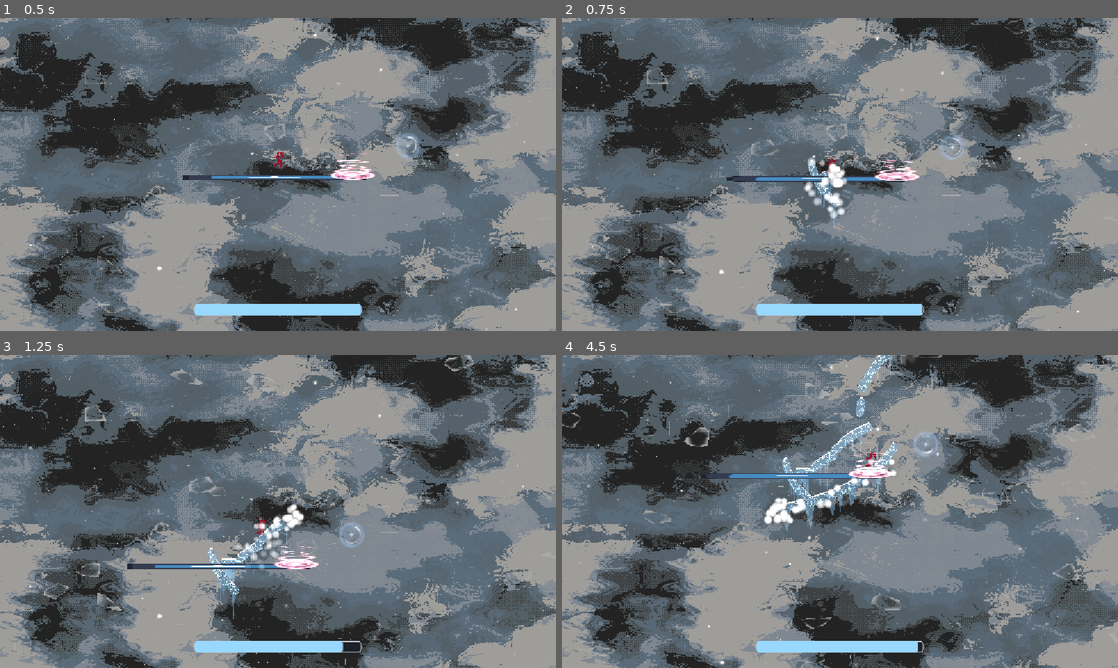
Above: before the commit, frames 1-4 (two rows, left to right).
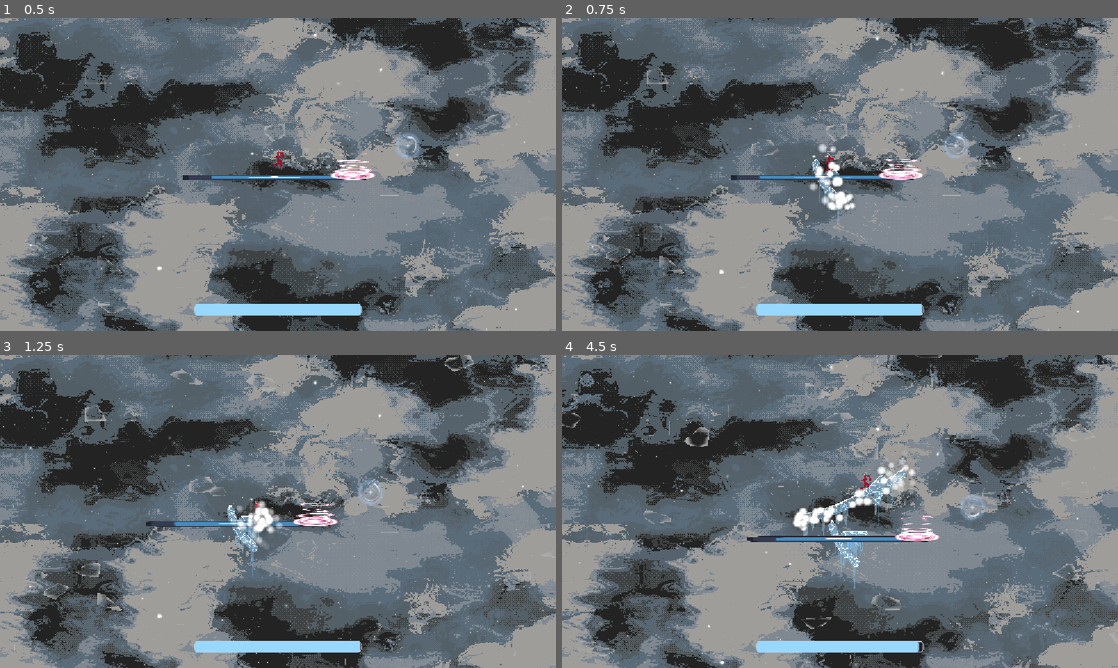
Above: after the commit, the same moments.

Repository: Zepeacedust/snow-game
Game: Godot game, scene res://TestingPlayground.tscn
Two runs of this game, one before a commit and one after it. Both use one fixed random seed, a clock stepped at 60 frames per second and the inputs below. The engine's default icon, where the game draws it, is replaced by a stand-in: a white triangle on a blue panel in a dark square.
Inputs:
- Up to frame 1 (0.5 s): no input
- Up to frame 2 (0.75 s): hold Right (right) from 0.53 s (still down); hold Shift (bridge) from 0.53 s (still down)
- Up to frame 3 (1.25 s): keep holding Right (right); keep holding Shift (bridge); tap Space (jump) at 0.77, 0.8, 1.07 s
- Up to frame 4 (4.5 s): release Right (right) at 1.28 s; release Shift (bridge) at 1.28 s; hold Down (down) 1.28-2.03 s; tap Space (jump) at 1.35, 1.52, 1.82, 2.3, 3.02, 3.32, 3.6, 3.77, 4.07 s; tap Shift (bridge) at 1.55, 2.85, 4.35 s; hold Right (right) 2.03-2.78 s; hold Shift (bridge) 2.03-2.78 s; hold Up (up) 2.78-3.53 s; hold Left (left) from 3.53 s (still down)

Frame 1 is identical in both runs. In frame 2, 1.8% of the frame differs, in the area x 29-73%, y 36-67%; in frame 3, 3.5%; in frame 4, 5.7%, in the area x 25-77%, y 0-96%.

Commit message:
No bridge zone and reset level

Diff:
--- a/globals/signal_hub.gd
+++ b/globals/signal_hub.gd
@@ -5,4 +5,10 @@
 
 signal refresh_ice(ammount : float)
 
+signal modify_bridge_meter(meter : float, recharge : float)
+
+signal entered_no_bridge_zone()
+
+signal exited_no_bridge_zone()
+
 signal goal_reached
--- /dev/null
+++ b/level objects/no_bridge_zone.gd
@@ -0,0 +1,21 @@
+class_name NoBridgeZone extends Node2D
+
+var bridge_meter: float = 0.0
+var meter_recharge: float = 0.0
+
+# Called every frame. 'delta' is the elapsed time since the previous frame.
+func _process(delta: float) -> void:
+	pass
+
+func _on_area_2d_body_shape_entered(_body_rid: RID, _body: Node2D, _body_shape_index: int, _local_shape_index: int) -> void:
+	# Disable set current bridge meter and meter recharge to zero
+	var info = _body.get_bridge_meter_info()
+	bridge_meter = info[0]
+	meter_recharge = info[1]
+	SignalHub.modify_bridge_meter.emit(0.0, 0.0)
+	SignalHub.entered_no_bridge_zone.emit()
+
+func _on_area_2d_body_shape_exited(_body_rid: RID, _body: Node2D, _body_shape_index: int, _local_shape_index: int) -> void:
+	# Restore the bridge meter and meter recharge to their previous values
+	SignalHub.modify_bridge_meter.emit(bridge_meter, meter_recharge)
+	SignalHub.exited_no_bridge_zone.emit()
--- /dev/null
+++ b/level objects/no_bridge_zone.tscn
@@ -0,0 +1,18 @@
+[gd_scene format=3 uid="uid://dm7lf3kp6nunh"]
+
+[ext_resource type="Script" uid="uid://efqph218vmof" path="res://level objects/no_bridge_zone.gd" id="1_li7ac"]
+
+[sub_resource type="RectangleShape2D" id="RectangleShape2D_sv0y4"]
+
+[node name="NoBridgeZone" type="Node2D" unique_id=588157472]
+script = ExtResource("1_li7ac")
+
+[node name="Area2D" type="Area2D" parent="." unique_id=501776255]
+disable_mode = 2
+monitorable = false
+
+[node name="CollisionShape2D" type="CollisionShape2D" parent="Area2D" unique_id=1263875441]
+shape = SubResource("RectangleShape2D_sv0y4")
+
+[connection signal="body_shape_entered" from="Area2D" to="." method="_on_area_2d_body_shape_entered"]
+[connection signal="body_shape_exited" from="Area2D" to="." method="_on_area_2d_body_shape_exited"]
--- a/levels/Level_cry.tscn
+++ b/levels/Level_loop.tscn
@@ -219,69 +219,63 @@
 shader_parameter/crack_darkness = 0.7130000338675
 
 [sub_resource type="AtlasTexture" id="AtlasTexture_4n8tn"]
-atlas = ExtResource("9_8i26r")
+atlas = ExtResource("9_mt801")
 region = Rect2(69, 365, 62, 70)
 
 [sub_resource type="AtlasTexture" id="AtlasTexture_ly3hx"]
-atlas = ExtResource("9_8i26r")
+atlas = ExtResource("9_mt801")
 region = Rect2(68, 165, 64, 70)
 
 [sub_resource type="AtlasTexture" id="AtlasTexture_wkb0e"]
-atlas = ExtResource("9_8i26r")
+atlas = ExtResource("9_mt801")
 region = Rect2(569, 265, 62, 70)
 
 [node name="TestLevel" type="Node2D" unique_id=1669989023]
-script = ExtResource("1_snunk")
+script = ExtResource("1_ntk7j")
 
 [node name="Platforms" type="Node2D" parent="." unique_id=1907917136]
 material = SubResource("ShaderMaterial_1xymn")
 
-[node name="Polygon2D7" parent="Platforms" unique_id=336819310 instance=ExtResource("2_0578r")]
-position = Vector2(4549, 805)
+[node name="Polygon2D" parent="Platforms" unique_id=336819310 instance=ExtResource("2_s3adc")]
+position = Vector2(-256, 800)
+polygon = PackedVector2Array(52, -674, 573.1252, -672.7163, 1507, 281, 3388, 2715, 4325, 3101, 4909, 3413, 5298, 3843, 6818, 5028, 7016, 5358, 6757.827, 5147.456, 1957, 3466, 456, 1329)
+uv = PackedVector2Array(743.99994, 8, 832.00006, 152, 570.4386, 906.4701, 7.969567, 989.0524, 70.97986, 460.8987)
+
+[node name="Polygon2D2" parent="Platforms" unique_id=160589985 instance=ExtResource("2_s3adc")]
+position = Vector2(1941, -4639)
+color = Color(0.2627451, 0.47843137, 0.5647059, 1)
+polygon = PackedVector2Array(448, 32, 1696, 2080, 3683, 6833, 2105, 6381, 1344, 6691, 1014, 7189, -134, 5725, -635, 3794)
+uv = PackedVector2Array(678.9678, 41.337006, 696.80774, 393.4259, 219.83655, 878.61487, 420.38913, 350.62112)
+
+[node name="Polygon2D4" parent="Platforms" unique_id=773163945 instance=ExtResource("2_s3adc")]
+position = Vector2(5350, 1881)
+color = Color(0, 0.58431375, 0.63529414, 1)
+polygon = PackedVector2Array(-212, 241, 1312, 1472, 1069, 2583, 1242, 3002, -171, 1786)
+uv = PackedVector2Array(526.7771, 292.28296, 595.7082, 474.45804, 393.83853, 725.5642, 339.67834, 523.6945)
+
+[node name="Polygon2D5" parent="Platforms" unique_id=835824249 instance=ExtResource("2_s3adc")]
+position = Vector2(3968, 2399)
 color = Color(0.6666667, 0.73333335, 0.8039216, 1)
-polygon = PackedVector2Array(109, 83, 370, 271, 354, 597, 55, 724, -208, 538, -178, 195)
+polygon = PackedVector2Array(109, 83, 370, 271, 354, 597, 55, 724, -277, 574, -178, 195)
 uv = PackedVector2Array(432.45532, 287.87436, 585.3268, 287.87436, 809.1743, 566.31885, 645.3834, 653.67395, 394.23746, 642.7545, 301.42264, 473.504)
 
-[node name="Polygon2D" parent="Platforms" unique_id=864268895 instance=ExtResource("2_0578r")]
-position = Vector2(-256, 800)
-polygon = PackedVector2Array(52, -674, 573.1252, -672.7163, 1296, 515, 2992, 1293, 3959, 1009, 4883, 1425, 5962, 938, 8183, 988, 7780, 3501, 1957, 3466, 456, 1329)
-uv = PackedVector2Array(743.99994, 8, 832.00006, 152, 570.4386, 906.4701, 7.969567, 989.0524, 70.97986, 460.8987)
-
-[node name="Polygon2D2" parent="Platforms" unique_id=160589985 instance=ExtResource("2_0578r")]
-position = Vector2(3065, -6445)
+[node name="Polygon2D6" parent="Platforms" unique_id=2032729782 instance=ExtResource("2_s3adc")]
+position = Vector2(9177, 2266)
 color = Color(0.2627451, 0.47843137, 0.5647059, 1)
-polygon = PackedVector2Array(4515, 5757, 4504, 7758, 2666, 7759, 2218, 7254, 1559, 6864, 1003, 7119, 740, 7808, 553, 7100, -205, 6766, -917, 7073, -940, 7866, -1390, 5724)
+polygon = PackedVector2Array(766, 5661, 1055, 7586, -1785, 5437, -1419, 5009, -291.65698, 5001.226, -125, 4675, -166, 3979, -2584, 2608, 115, 3210)
 uv = PackedVector2Array(678.9678, 41.337006, 696.80774, 393.4259, 219.83655, 878.61487, 420.38913, 350.62112)
 
-[node name="Polygon2D4" parent="Platforms" unique_id=773163945 instance=ExtResource("2_0578r")]
-position = Vector2(9882, 1403)
-color = Color(0, 0.58431375, 0.63529414, 1)
-polygon = PackedVector2Array(-212, 241, 2745, 2482, -171, 1786)
-uv = PackedVector2Array(526.7771, 292.28296, 595.7082, 474.45804, 393.83853, 725.5642, 339.67834, 523.6945)
-
-[node name="Polygon2D5" parent="Platforms" unique_id=835824249 instance=ExtResource("2_0578r")]
-position = Vector2(2725, 786)
-color = Color(0.6666667, 0.73333335, 0.8039216, 1)
-polygon = PackedVector2Array(109, 83, 370, 271, 354, 597, 55, 724, -208, 538, -178, 195)
-uv = PackedVector2Array(432.45532, 287.87436, 585.3268, 287.87436, 809.1743, 566.31885, 645.3834, 653.67395, 394.23746, 642.7545, 301.42264, 473.504)
-
-[node name="Polygon2D6" parent="Platforms" unique_id=2032729782 instance=ExtResource("2_0578r")]
-position = Vector2(13069, -2562)
-color = Color(0.2627451, 0.47843137, 0.5647059, 1)
-polygon = PackedVector2Array(766, 5661, 1055, 7586, -1785, 5437, -1419, 5009, -291.65698, 5001.226, -125, 4675, -166, 3979, -3399, 4032, -3298, 2636, 115, 3210)
-uv = PackedVector2Array(678.9678, 41.337006, 696.80774, 393.4259, 219.83655, 878.61487, 420.38913, 350.62112)
-
-[node name="Background" parent="." unique_id=994522193 instance=ExtResource("3_73igt")]
-
-[node name="Camera2D" parent="." unique_id=198332219 node_paths=PackedStringArray("target") instance=ExtResource("4_i45pl")]
+[node name="Background" parent="." unique_id=994522193 instance=ExtResource("3_5csv1")]
+
+[node name="Camera2D" parent="." unique_id=198332219 node_paths=PackedStringArray("target") instance=ExtResource("4_v7v4i")]
 target = NodePath("../CharacterBody2D")
 SCALE_FACTOR = 3.0
 
-[node name="CharacterBody2D" parent="." unique_id=487467837 instance=ExtResource("5_55gux")]
+[node name="CharacterBody2D" parent="." unique_id=487467837 instance=ExtResource("5_di74q")]
 position = Vector2(96, 64)
 
-[node name="Goal" parent="." unique_id=1904425614 instance=ExtResource("6_uk0fh")]
-position = Vector2(12265, 2423)
+[node name="Goal" parent="." unique_id=1904425614 instance=ExtResource("6_1ojv0")]
+position = Vector2(8435, 7281)
 
 [node name="Timer" type="Timer" parent="." unique_id=282463720]
 
@@ -291,37 +285,34 @@
 modulate = Color(0, 0, 0, 1)
 position = Vector2(640, 40)
 scale = Vector2(0.7, 0.7)
-texture = ExtResource("7_ly5rw")
+texture = ExtResource("7_ouop1")
 
 [node name="Sprite2D2" type="Sprite2D" parent="SnowflakeDisplay" unique_id=704026076]
 modulate = Color(0, 0, 0, 1)
 position = Vector2(704, 40)
 scale = Vector2(0.7, 0.7)
-texture = ExtResource("7_ly5rw")
+texture = ExtResource("7_ouop1")
 
 [node name="Sprite2D3" type="Sprite2D" parent="SnowflakeDisplay" unique_id=1237023390]
 modulate = Color(0, 0, 0, 1)
 position = Vector2(576, 40)
 scale = Vector2(0.7, 0.7)
-texture = ExtResource("7_ly5rw")
-
-[node name="Collectable2" parent="." unique_id=676469921 node_paths=PackedStringArray("holder") instance=ExtResource("8_lr1hp")]
-position = Vector2(4318, 815)
+texture = ExtResource("7_ouop1")
+
+[node name="Collectable2" parent="." unique_id=676469921 node_paths=PackedStringArray("holder") instance=ExtResource("8_vcfht")]
+position = Vector2(4076, 2023)
 texture = SubResource("AtlasTexture_4n8tn")
 holder = NodePath("../SnowflakeDisplay/Sprite2D")
 
-[node name="Collectable" parent="." unique_id=169161764 node_paths=PackedStringArray("holder") instance=ExtResource("8_lr1hp")]
-position = Vector2(8749, 1473)
+[node name="Collectable" parent="." unique_id=169161764 node_paths=PackedStringArray("holder") instance=ExtResource("8_vcfht")]
+position = Vector2(5168, 4588)
 texture = SubResource("AtlasTexture_ly3hx")
 holder = NodePath("../SnowflakeDisplay/Sprite2D2")
 
-[node name="Collectable3" parent="." unique_id=25041559 node_paths=PackedStringArray("holder") instance=ExtResource("8_lr1hp")]
-position = Vector2(2436, 816)
+[node name="Collectable3" parent="." unique_id=25041559 node_paths=PackedStringArray("holder") instance=ExtResource("8_vcfht")]
+position = Vector2(7111, 6846)
 texture = SubResource("AtlasTexture_wkb0e")
 holder = NodePath("../SnowflakeDisplay/Sprite2D3")
 
-[node name="RefreshCrystal2" parent="." unique_id=887414166 instance=ExtResource("10_0578r")]
-position = Vector2(3312, 1623)
-
-[node name="RefreshCrystal" parent="." unique_id=1323940294 instance=ExtResource("10_0578r")]
-position = Vector2(5184, 1339)
+[node name="RefreshCrystal" parent="." unique_id=887414166 instance=ExtResource("10_4ev13")]
+position = Vector2(4077, 2021)
--- a/levels/Level_loop_twice.tscn
+++ b/levels/Level_loop_twice.tscn
@@ -10,6 +10,7 @@
 [ext_resource type="PackedScene" uid="uid://ckf0m4a171j81" path="res://level objects/collectable.tscn" id="8_vcfht"]
 [ext_resource type="Texture2D" uid="uid://1dc154we0kj2" path="res://snowflakes.png" id="9_mt801"]
 [ext_resource type="PackedScene" uid="uid://duuf2cedn0ql0" path="res://level objects/refesh_crystal.tscn" id="10_4ev13"]
+[ext_resource type="PackedScene" uid="uid://dm7lf3kp6nunh" path="res://level objects/no_bridge_zone.tscn" id="11_s3adc"]
 
 [sub_resource type="Shader" id="Shader_4n8tn"]
 code = "shader_type canvas_item;
@@ -236,33 +237,39 @@
 [node name="Platforms" type="Node2D" parent="." unique_id=1907917136]
 material = SubResource("ShaderMaterial_1xymn")
 
-[node name="Polygon2D" parent="Platforms" unique_id=336819310 instance=ExtResource("2_s3adc")]
+[node name="Polygon2D7" parent="Platforms" unique_id=336819310 instance=ExtResource("2_s3adc")]
+position = Vector2(4549, 805)
+color = Color(0.6666667, 0.73333335, 0.8039216, 1)
+polygon = PackedVector2Array(109, 83, 370, 271, 354, 597, 55, 724, -208, 538, -178, 195)
+uv = PackedVector2Array(432.45532, 287.87436, 585.3268, 287.87436, 809.1743, 566.31885, 645.3834, 653.67395, 394.23746, 642.7545, 301.42264, 473.504)
+
+[node name="Polygon2D" parent="Platforms" unique_id=864268895 instance=ExtResource("2_s3adc")]
 position = Vector2(-256, 800)
-polygon = PackedVector2Array(52, -674, 573.1252, -672.7163, 1507, 281, 3388, 2715, 4325, 3101, 4909, 3413, 5298, 3843, 6818, 5028, 7016, 5358, 6757.827, 5147.456, 1957, 3466, 456, 1329)
+polygon = PackedVector2Array(52, -674, 573.1252, -672.7163, 1296, 515, 2992, 1293, 3959, 1009, 4883, 1425, 5962, 938, 8183, 988, 7780, 3501, 1957, 3466, 456, 1329)
 uv = PackedVector2Array(743.99994, 8, 832.00006, 152, 570.4386, 906.4701, 7.969567, 989.0524, 70.97986, 460.8987)
 
 [node name="Polygon2D2" parent="Platforms" unique_id=160589985 instance=ExtResource("2_s3adc")]
-position = Vector2(1941, -4639)
+position = Vector2(3065, -6445)
 color = Color(0.2627451, 0.47843137, 0.5647059, 1)
-polygon = PackedVector2Array(448, 32, 1696, 2080, 3683, 6833, 2105, 6381, 1344, 6691, 1014, 7189, -134, 5725, -635, 3794)
+polygon = PackedVector2Array(4515, 5757, 4504, 7758, 2666, 7759, 2218, 7254, 1559, 6864, 1003, 7119, 740, 7808, 553, 7100, -205, 6766, -917, 7073, -940, 7866, -1390, 5724)
 uv = PackedVector2Array(678.9678, 41.337006, 696.80774, 393.4259, 219.83655, 878.61487, 420.38913, 350.62112)
 
 [node name="Polygon2D4" parent="Platforms" unique_id=773163945 instance=ExtResource("2_s3adc")]
-position = Vector2(5350, 1881)
+position = Vector2(9882, 1403)
 color = Color(0, 0.58431375, 0.63529414, 1)
-polygon = PackedVector2Array(-212, 241, 1312, 1472, 1069, 2583, 1242, 3002, -171, 1786)
+polygon = PackedVector2Array(-212, 241, 2745, 2482, -171, 1786)
 uv = PackedVector2Array(526.7771, 292.28296, 595.7082, 474.45804, 393.83853, 725.5642, 339.67834, 523.6945)
 
 [node name="Polygon2D5" parent="Platforms" unique_id=835824249 instance=ExtResource("2_s3adc")]
-position = Vector2(3968, 2399)
+position = Vector2(2725, 786)
 color = Color(0.6666667, 0.73333335, 0.8039216, 1)
-polygon = PackedVector2Array(109, 83, 370, 271, 354, 597, 55, 724, -277, 574, -178, 195)
+polygon = PackedVector2Array(109, 83, 370, 271, 354, 597, 55, 724, -208, 538, -178, 195)
 uv = PackedVector2Array(432.45532, 287.87436, 585.3268, 287.87436, 809.1743, 566.31885, 645.3834, 653.67395, 394.23746, 642.7545, 301.42264, 473.504)
 
 [node name="Polygon2D6" parent="Platforms" unique_id=2032729782 instance=ExtResource("2_s3adc")]
-position = Vector2(9177, 2266)
+position = Vector2(13069, -2562)
 color = Color(0.2627451, 0.47843137, 0.5647059, 1)
-polygon = PackedVector2Array(766, 5661, 1055, 7586, -1785, 5437, -1419, 5009, -291.65698, 5001.226, -125, 4675, -166, 3979, -2584, 2608, 115, 3210)
+polygon = PackedVector2Array(766, 5661, 1055, 7586, -1785, 5437, -1419, 5009, -291.65698, 5001.226, -125, 4675, -166, 3979, -3399, 4032, -3298, 2636, 115, 3210)
 uv = PackedVector2Array(678.9678, 41.337006, 696.80774, 393.4259, 219.83655, 878.61487, 420.38913, 350.62112)
 
 [node name="Background" parent="." unique_id=994522193 instance=ExtResource("3_5csv1")]
@@ -275,7 +282,7 @@
 position = Vector2(96, 64)
 
 [node name="Goal" parent="." unique_id=1904425614 instance=ExtResource("6_1ojv0")]
-position = Vector2(8435, 7281)
+position = Vector2(12265, 2423)
 
 [node name="Timer" type="Timer" parent="." unique_id=282463720]
 
@@ -300,19 +307,26 @@
 texture = ExtResource("7_ouop1")
 
 [node name="Collectable2" parent="." unique_id=676469921 node_paths=PackedStringArray("holder") instance=ExtResource("8_vcfht")]
-position = Vector2(4076, 2023)
+position = Vector2(4318, 815)
 texture = SubResource("AtlasTexture_4n8tn")
 holder = NodePath("../SnowflakeDisplay/Sprite2D")
 
 [node name="Collectable" parent="." unique_id=169161764 node_paths=PackedStringArray("holder") instance=ExtResource("8_vcfht")]
-position = Vector2(5168, 4588)
+position = Vector2(8749, 1473)
 texture = SubResource("AtlasTexture_ly3hx")
 holder = NodePath("../SnowflakeDisplay/Sprite2D2")
 
 [node name="Collectable3" parent="." unique_id=25041559 node_paths=PackedStringArray("holder") instance=ExtResource("8_vcfht")]
-position = Vector2(7111, 6846)
+position = Vector2(2436, 816)
 texture = SubResource("AtlasTexture_wkb0e")
 holder = NodePath("../SnowflakeDisplay/Sprite2D3")
 
+[node name="NoBridgeZone" parent="." unique_id=588157472 instance=ExtResource("11_s3adc")]
+position = Vector2(8624.001, 1490)
+scale = Vector2(105, 50)
+
 [node name="RefreshCrystal" parent="." unique_id=887414166 instance=ExtResource("10_4ev13")]
-position = Vector2(4077, 2021)
+position = Vector2(3517, 1566)
+
+[node name="RefreshCrystal2" parent="." unique_id=389261149 instance=ExtResource("10_4ev13")]
+position = Vector2(5293, 1382)
--- /dev/null
+++ b/scenes/meter_bar.gd
@@ -0,0 +1,25 @@
+extends ProgressBar
+
+var default_color
+
+# Called when the node enters the scene tree for the first time.
+func _ready() -> void:
+	var style := self.get_theme_stylebox("background") as StyleBoxFlat
+	default_color = style.bg_color
+	SignalHub.entered_no_bridge_zone.connect(entered_no_bridge_zone)
+	SignalHub.exited_no_bridge_zone.connect(exited_no_bridge_zone)
+
+
+func _set_background_color(color: Color) -> void:
+	var style := (self.get_theme_stylebox("background") as StyleBoxFlat).duplicate() as StyleBoxFlat
+	style.bg_color = color
+	style.bg_color.a = default_color.a
+	self.add_theme_stylebox_override("background", style)
+
+
+func entered_no_bridge_zone() -> void:
+	_set_background_color(Color.RED)
+
+
+func exited_no_bridge_zone() -> void:
+	_set_background_color(default_color)
--- a/scenes/player.tscn
+++ b/scenes/player.tscn
@@ -5,6 +5,7 @@
 [ext_resource type="PackedScene" uid="uid://bnmqrdq5uasna" path="res://player_sprites/player_line.tscn" id="3_hqtel"]
 [ext_resource type="Texture2D" uid="uid://bp0gj5qyc2rsv" path="res://kenney_particle-pack/PNG (Transparent)/light_03.png" id="4_hqtel"]
 [ext_resource type="Script" uid="uid://bevsddduh0kgh" path="res://scripts/player_kinematics.gd" id="4_sweqy"]
+[ext_resource type="Script" uid="uid://ctisga1hkos8a" path="res://scenes/meter_bar.gd" id="6_tuyoq"]
 
 [sub_resource type="Curve" id="Curve_i3pqv"]
 _limits = [1.0, 5.0, -1.0, 1.0]
@@ -246,3 +247,4 @@
 theme_override_styles/fill = SubResource("StyleBoxFlat_meterfill")
 value = 100.0
 show_percentage = false
+script = ExtResource("6_tuyoq")
--- a/scripts/player_movement.gd
+++ b/scripts/player_movement.gd
@@ -30,6 +30,7 @@
 
 func _ready() -> void:
 	SignalHub.refresh_ice.connect(refresh_ice)
+	SignalHub.modify_bridge_meter.connect(modify_bridge_meter)
 	meter_bar.max_value = max_meter
 # Find the point where the players foot is supposed to be
 func determine_foot_loc() -> Vector2:
@@ -41,12 +42,20 @@
 func refresh_ice(ammount : float) -> void:
 	current_meter = min(max_meter, current_meter+ammount)
 
+func modify_bridge_meter(meter: float, recharge: float) -> void:
+	current_meter = meter
+	meter_recharge = recharge
+
+func get_bridge_meter_info() -> Vector3:
+	return Vector3(current_meter, meter_recharge, meter_depletion)
+
 # Handle movement while the player is attatched to the bridge
 func bridge_movement(delta: float, desired_direction) -> void:
 	var cur_speed = velocity.length()
+	var is_bridge_attatched = bridge_attatched != null
 	if Input.get_action_strength("bridge"):
 		# If not on bridge but making a bridge, push bridge.
-		if bridge_attatched == null and current_meter > 0:
+		if !is_bridge_attatched and current_meter > 0:
 			bridge_attatched = bridge_obj.instantiate()
 			add_sibling(bridge_attatched)
 			bridge_attatched.position = position + determine_foot_loc()
@@ -57,29 +66,31 @@
 			bridge_attatched.head_direction = new_angle
 
 
-		bridge_attatched.extend_bridge(bridge_index, cur_speed, desired_direction, delta)
-	if Input.is_action_just_pressed("jump"):
-		bridge_attatched = null
-		velocity.y += JUMP_VELOCITY
-		return
-	if bridge_index >= bridge_attatched.curve.point_count - 1:
-		bridge_attatched = null
-		velocity += velocity.normalized() * DETATCH_BOOST
-		print("detatch")
-		return
-	# Slightly mad on-bridge movement
-	if current_meter > 0 :
-		bridge_attatched.extend_bridge(bridge_index, cur_speed, desired_direction, delta)
-	position = bridge_attatched.position + bridge_attatched.curve.get_point_position(bridge_index) - determine_foot_loc()
-	velocity = bridge_attatched.direction_from(bridge_index).normalized() * bridge_attatched.speed_change(bridge_index, velocity.length(), delta)
-	meter_particles.position = to_local(bridge_attatched.to_global(bridge_attatched.curve.get_point_position(bridge_attatched.curve.point_count - 2)))
-	move_and_slide()
-	if get_last_slide_collision() != null:
-		bridge_attatched = null
-		return
-	bridge_index += 1
-	current_meter = max(0, current_meter - meter_depletion)
-	print_debug((velocity.length()), bridge_attatched.head_direction, bridge_attatched.ghost_speed)
+		if is_bridge_attatched:
+			bridge_attatched.extend_bridge(bridge_index, cur_speed, desired_direction, delta)
+	if is_bridge_attatched:
+		if Input.is_action_just_pressed("jump"):
+			bridge_attatched = null
+			velocity.y += JUMP_VELOCITY
+			return
+		if bridge_index >= bridge_attatched.curve.point_count - 1:
+			bridge_attatched = null
+			velocity += velocity.normalized() * DETATCH_BOOST
+			print("detatch")
+			return
+		# Slightly mad on-bridge movement
+		if current_meter > 0 :
+			bridge_attatched.extend_bridge(bridge_index, cur_speed, desired_direction, delta)
+		position = bridge_attatched.position + bridge_attatched.curve.get_point_position(bridge_index) - determine_foot_loc()
+		velocity = bridge_attatched.direction_from(bridge_index).normalized() * bridge_attatched.speed_change(bridge_index, velocity.length(), delta)
+		meter_particles.position = to_local(bridge_attatched.to_global(bridge_attatched.curve.get_point_position(bridge_attatched.curve.point_count - 2)))
+		move_and_slide()
+		if get_last_slide_collision() != null:
+			bridge_attatched = null
+			return
+		bridge_index += 1
+		current_meter = max(0, current_meter - meter_depletion)
+		print_debug((velocity.length()), bridge_attatched.head_direction, bridge_attatched.ghost_speed)
 
 # Movement when not attatched to the bridge
 func unattatched_movement(delta: float, direction) -> void:
Not shown, added: level objects/no_bridge_zone.gd.uid
Not shown: 1 places in levels/Level_loop.tscn that only renumber resources
Not shown: 1 places in levels/Level_loop_twice.tscn that only renumber resources
Not shown, added: scenes/meter_bar.gd.uid
